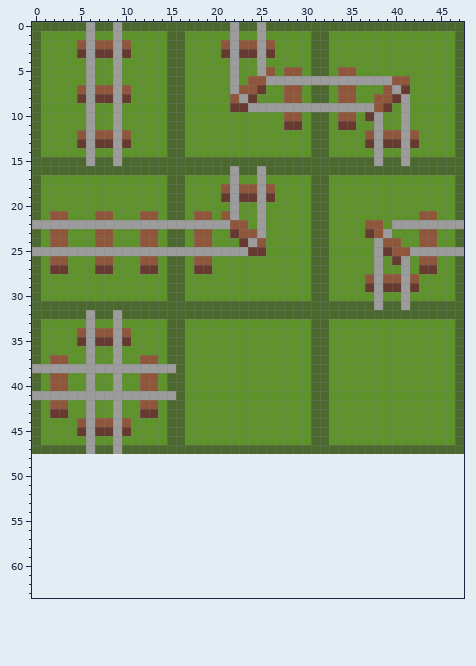
Pixel-art file, stored at main/tiles/tiles.aseprite. The first picture shows the starting point.
48x48 pixels, 1 frame. The old version is drawn lined up with the new one, on the new canvas.
Once edited:
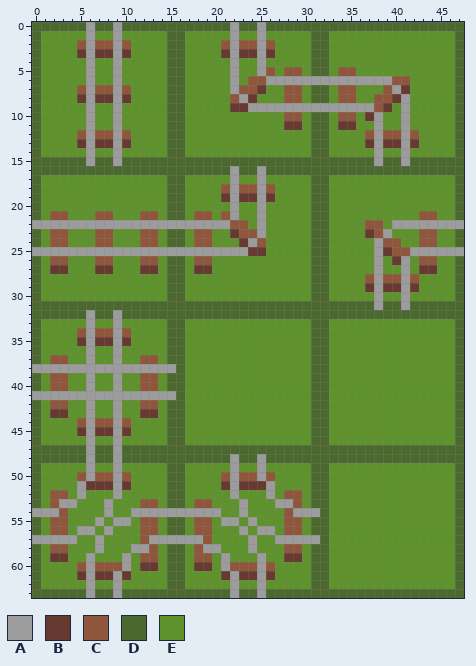
Palette (. is transparent): A #9c9c9c  B #663931  C #8f563b  D #4b692f  E #5e932c
Change:
canvas 48x48 -> 48x64
y 48: x 0..47 ................................................ -> DDDDDDADDADDDDDDDDDDDDADDADDDDDDDDDDDDDDDDDDDDDD
y 49: x 0..47 ................................................ -> DEEEEEAEEAEEEEEDDEEEEEAEEAEEEEEDDEEEEEEEEEEEEEED
y 50: x 0..47 ................................................ -> DEEEECACCACEEEEDDEEEECACCACEEEEDDEEEEEEEEEEEEEED
y 51: x 0..47 ................................................ -> DEEEEABBBABEEEEDDEEEEBABBBAEEEEDDEEEEEEEEEEEEEED
y 52: x 0..47 ................................................ -> DECCEAEEEAEEEEEDDEEEEEAEEEAECCEDDEEEEEEEEEEEEEED
y 53: x 0..47 ................................................ -> DECAAEEEAEEECCEDDECCEEEAEEEAACEDDEEEEEEEEEEEEEED
y 54: x 0..47 ................................................ -> AAACEEEEAEEAAAAAAAAAAEEAEEEECAAADEEEEEEEEEEEEEED
y 55: x 0..47 ................................................ -> DECCEEEAEAAECCEDDECCEAAEAEEECCEDDEEEEEEEEEEEEEED
y 56: x 0..47 ................................................ -> DECCEAAEAEEECCEDDECCEEEAEAAECCEDDEEEEEEEEEEEEEED
y 57: x 0..47 ................................................ -> AAAAAEEAEEEECAAAAAACEEEEAEEAAAAADEEEEEEEEEEEEEED
y 58: x 0..47 ................................................ -> DECCEEEAEEEAACEDDECAAEEEAEEECCEDDEEEEEEEEEEEEEED
y 59: x 0..47 ................................................ -> DEBBEEAEEEAECCEDDECCEAEEEAEEBBEDDEEEEEEEEEEEEEED
y 60: x 0..47 ................................................ -> DEEEECACCCAEBBEDDEBBEACCCACEEEEDDEEEEEEEEEEEEEED
y 61: x 0..47 ................................................ -> DEEEEBABBABEEEEDDEEEEBABBABEEEEDDEEEEEEEEEEEEEED
y 62: x 0..47 ................................................ -> DEEEEEAEEAEEEEEDDEEEEEAEEAEEEEEDDEEEEEEEEEEEEEED
y 63: x 0..47 ................................................ -> DDDDDDADDADDDDDDDDDDDDADDADDDDDDDDDDDDDDDDDDDDDD
Pixel boxes of the changes (left, top, right, bottom) in both pictures:
added: (32, 454, 464, 598)
